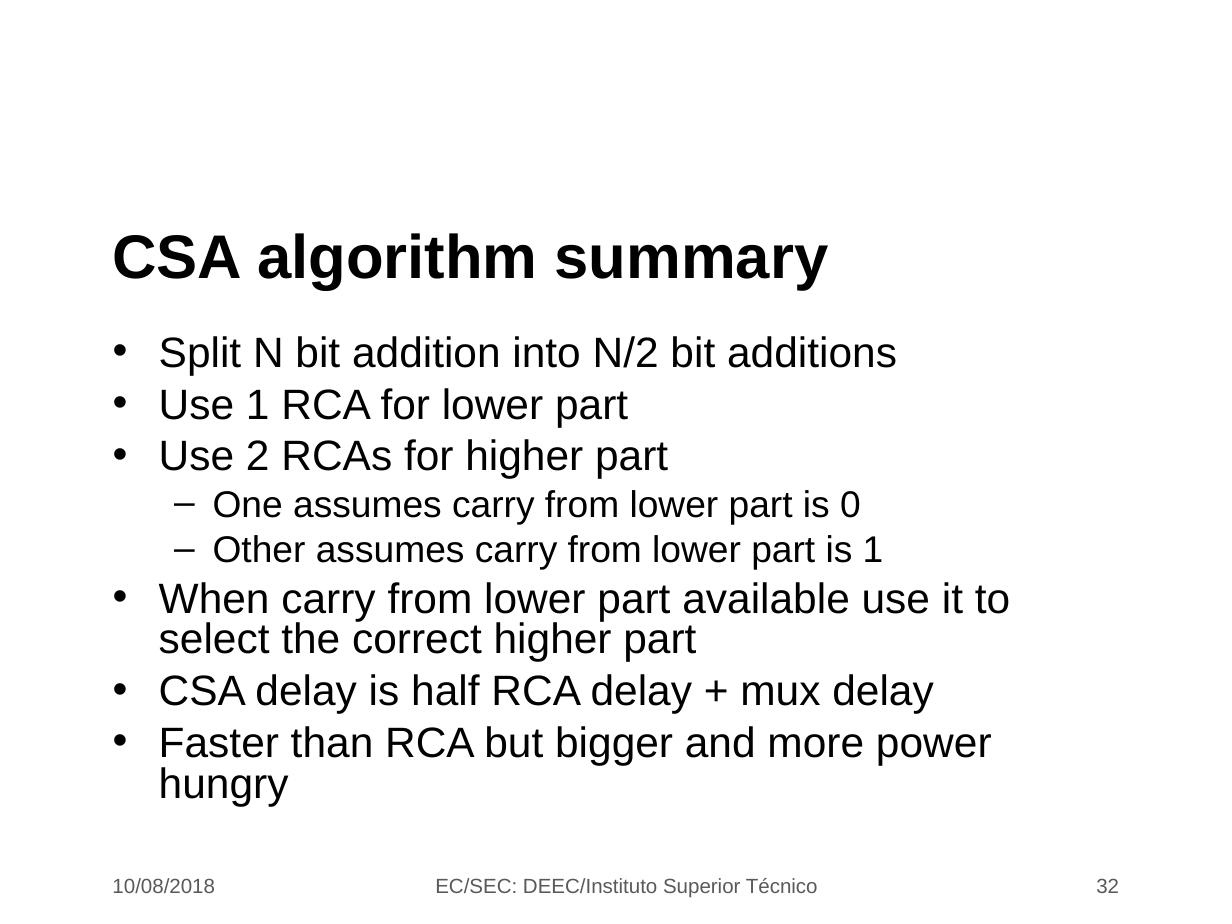
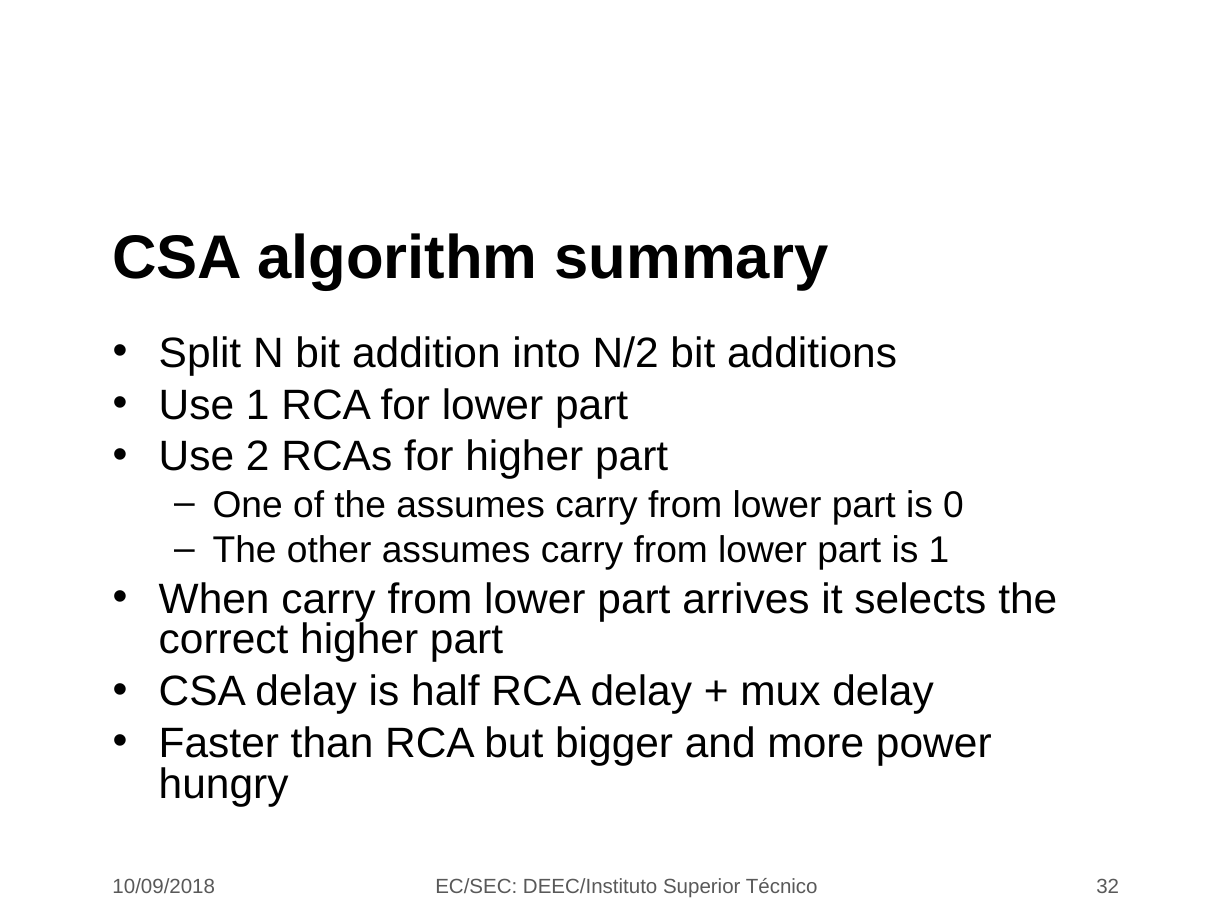
Before and after one commit to jjts/ist-sec, a slide deck: slide 32 of lectures/l7_adders/l7.odp. Drawn at 1232x924 pixels with LibreOffice and Linux fonts; fonts in the diff are those of the drawing; background and template pictures are left out. Boxes give left, top, right and bottom in pixels: in the first picture for what was removed or moved away, otherwise in the second. Text is boxed around its words. In the diff, an @@ line names an element or a change of style, - is before the commit and + after.

Commit message:
complete lecture 7

```diff
--- a/lectures/l7_adders/l7.odp
+++ b/lectures/l7_adders/l7.odp
@@ text at box(159, 490, 1057, 662): text changed @@
-  – One assumes carry from lower part is 0
-  – Other assumes carry from lower part is 1
-• When carry from lower part available use it to select the correct higher part
+  – One of the assumes carry from lower part is 0
+  – The other assumes carry from lower part is 1
+• When carry from lower part arrives it selects the correct higher part
@@ text at box(112, 878, 215, 893): text changed @@
-10/08/2018
+10/09/2018
```
Also in this commit, not shown: 32 other slides changed, 1 slide removed, 3 other files.
